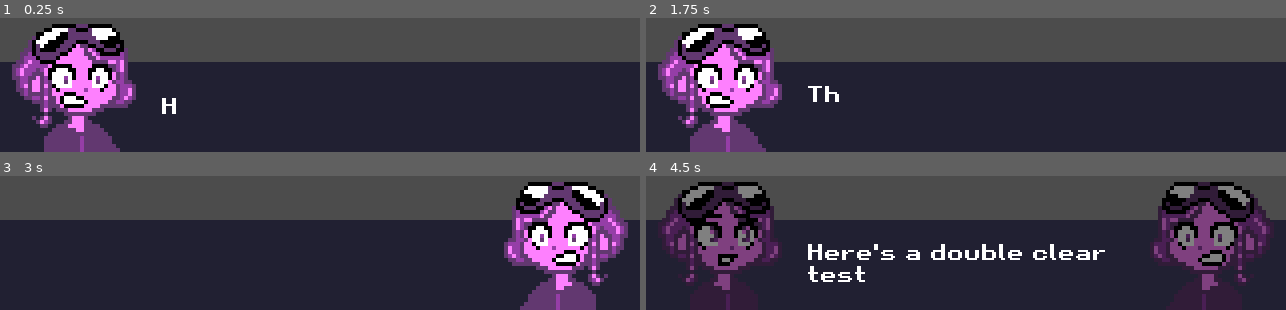
Above: before the commit, frames 1-4 (two rows, left to right).
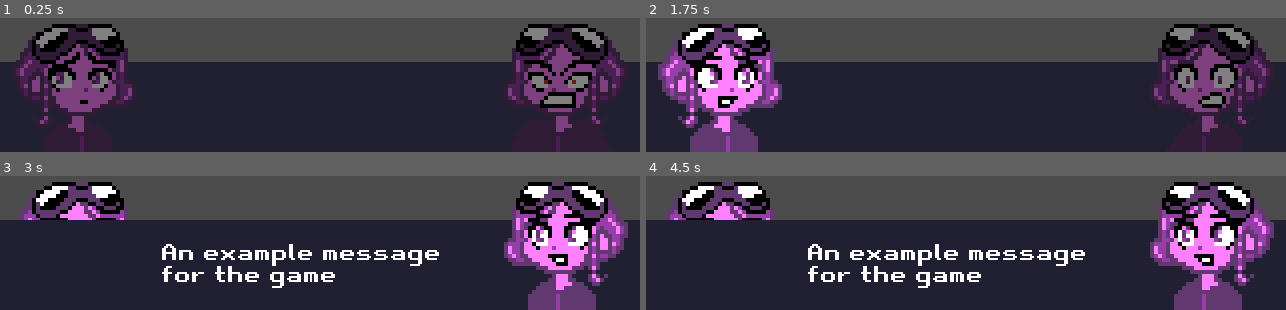
Above: after the commit, the same moments.

Repository: MrPiedPiper/LD48
Game: Godot game, scene res://Main/DialogScenes/DialogBox/DialogBox.tscn
The game is run twice, just before and just after one commit, with the same random seed, the same clock (stepped at 60 frames per second) and the same inputs. This scene is started directly instead of the project's main scene.
Inputs:
- Up to frame 1 (0.25 s): no input
- Up to frame 2 (1.75 s): hold D (input_right) 0.53-1.28 s; hold , (input_a) 0.53-1.28 s; hold S (input_down) from 1.28 s (still down); tap , (input_a) at 1.35 s
- Up to frame 3 (3 s): release S (input_down) at 2.03 s; hold D (input_right) 2.03-2.78 s; hold , (input_a) 2.03-2.78 s; tap Enter at 2.75 s; hold W (input_up) from 2.78 s (still down); tap , (input_a) at 2.85 s
- Up to frame 4 (4.5 s): release W (input_up) at 3.53 s; hold , (input_a) 3.53-4.28 s; hold A (input_left) from 3.53 s (still down); tap , (input_a) at 4.35 s

The runs differ from the first frame. In frame 1, 20% of the frame differs, in the area x 1-98%, y 4-100%; in frame 2, 10%; in frame 3, 7.8%; in frame 4, 21%, in the area x 2-99%, y 4-100%.

Commit message:
Dialog system hopefully fleshed out

Diff:
--- a/Main/DialogScenes/DialogBox/DialogBox.gd
+++ b/Main/DialogScenes/DialogBox/DialogBox.gd
@@ -9,10 +9,7 @@
 
 signal dialog_done
 
-var _text_storage
-export(String,MULTILINE) var new_text setget _display_test_dialog
-export(bool) var add_label_contents setget _add_text
-export(Array,String,MULTILINE) var dialog
+var dialog_id = -1
 
 onready var dialog_label = $DialogContainer/Dialog
 onready var portrait_left = $Portraits/PortraitLeft
@@ -20,17 +17,30 @@
 onready var dialog_timer = $DialogTimer
 
 var curr_page = 0
-var char_left = -1
-var char_right = -1
 
-func _display_test_dialog(value):
-	if not Engine.editor_hint: return
-	dialog_label.bbcode_text = parse_tags(value)[1]
-	new_text = value
+var renamedialog = -1
 
-func _add_text(value):
-	if not Engine.editor_hint: return
-	dialog.append(new_text)
+#func _display_test_dialog(value):
+#	if not Engine.editor_hint: return
+#	dialog_label.bbcode_text = parse_tags(value)[1]
+#	new_text = value
+
+#func _add_text(value):
+#	if not Engine.editor_hint: return
+#	dialog.append(new_text)
+
+func start_dialog(id):
+	renamedialog = DialogGroups.get_dialog_by_id(id)
+	curr_page = 0
+	update_dialog()
+
+func clear_dialog():
+	portrait_left.texture = null
+	portrait_right.texture = null
+	dialog_label.bbcode_text = ""
+	dialog_timer.stop()
+	curr_page = 0
+	dialog_id = -1
 
 func _init():
 	GameManager.is_dialog_open = true
@@ -39,87 +49,69 @@
 	if Engine.editor_hint:return
 	dialog_label.visible_characters = 0
 	dialog_label.percent_visible = 0
-	dialog_timer.start()
-	update_dialog()
+	start_dialog(1)
 
 func next_page():
-	if curr_page >= len(dialog)-1:
+	if curr_page >= len(renamedialog.get_children()):
 		return false
 	dialog_label.visible_characters = 0
 	curr_page += 1
-	dialog_timer.start()
 	update_dialog()
 	return true
 
 func update_dialog():
-	if curr_page < 0 or curr_page >= len(dialog):
-		print("Dialog page out of range")
+	if curr_page >= len(renamedialog.get_children()):
 		return
-	var parsed_text = parse_tags(dialog[curr_page])
-	var tags = parsed_text[0]
-	var text = parsed_text[1]
-	dialog_label.bbcode_text = text
+	var curr_dialog = renamedialog.get_child(curr_page)
+	dialog_label.bbcode_text = curr_dialog.dialog
+	dialog_timer.wait_time = curr_dialog.text_speed
+	dialog_timer.start()
 
-	if tags == null:
-		return
-	if "left_char" in tags:
-		var char_id = int(tags["left_char"])
-		if char_id == -1:
-			portrait_left.texture = null
-		else:
-			var new_char = Characters.get_character_by_id(char_id)
-			if new_char == null:
-				print(str("No character by id ",new_char," was found."))
-				return
-			set_character(0,new_char)
+	var left_id = curr_dialog.left_id
+	if left_id == -1:
+		portrait_left.texture = null
+	else:
+		var new_char = Characters.get_character_by_id(left_id)
+		if new_char == null:
+			print(str("No left character by id ",new_char," was found."))
+			return
+		set_character(0,new_char)
+		set_frame(0,int(curr_dialog.left_frame))
 
-	if "right_char" in tags:
-		var char_id = int(tags["right_char"])
-		if char_id == -1:
-			portrait_right.texture = null
-		else:
-			var new_char = Characters.get_character_by_id(char_id)
-			if new_char == null:
-				print(str("No character by id ",new_char," was found."))
-				return
-			set_character(1,new_char)
+	var right_id = curr_dialog.right_id
+	if right_id == -1:
+		portrait_right.texture = null
+	else:
+		var new_char = Characters.get_character_by_id(right_id)
+		if new_char == null:
+			print(str("No right character by id ",new_char," was found."))
+			return
+		set_character(1,new_char)
+		set_frame(1,int(curr_dialog.right_frame))
 
-	if "left_frame" in tags:
-		if portrait_left.texture == null:
-			print("Can't set left frame, left has no texture")
-			return
-		set_frame(0,int(tags["left_frame"]))
+	var talking = curr_dialog.speaking
+	var color_see_through = Color(0.5,0.5,0.5,1)
+	if talking == -1:
+		portrait_left.modulate = color_see_through
+		portrait_right.modulate = color_see_through
+	elif talking == 0:
+		portrait_left.modulate = Color.white
+		portrait_right.modulate = color_see_through
+	elif talking == 1:
+		portrait_left.modulate = color_see_through
+		portrait_right.modulate = Color.white
 
-	if "right_frame" in tags:
-		if portrait_right.texture == null:
-			print("Can't set right frame, right has no texture")
-			return
-		set_frame(1,int(tags["right_frame"]))
-
-	if "talking" in tags:
-		var talking = int(tags["talking"])
-		var color_see_through = Color(0.5,0.5,0.5,1)
-		if talking == -1:
-			portrait_left.modulate = color_see_through
-			portrait_right.modulate = color_see_through
-		elif talking == 0:
-			portrait_left.modulate = Color.white
-			portrait_right.modulate = color_see_through
-		elif talking == 1:
-			portrait_left.modulate = color_see_through
-			portrait_right.modulate = Color.white
-
-func parse_tags(value:String):
-	if not (value.find("<") == 0 and "/>" in value):
-		return  [null,value]
-	var index1 = value.find("<")+1
-	var sub_length = value.find("/>")-index1
-	var tag_strings = value.substr(index1,sub_length).split(",")
-	var tags = {}
-	for i in tag_strings:
-		var curr = i.split("=")
-		tags[curr[0]] = curr[1]
-	return [tags,value.substr(value.find("/>")+2)]
+#func parse_tags(value:String):
+#	if not (value.find("<") == 0 and "/>" in value):
+#		return  [null,value]
+#	var index1 = value.find("<")+1
+#	var sub_length = value.find("/>")-index1
+#	var tag_strings = value.substr(index1,sub_length).split(",")
+#	var tags = {}
+#	for i in tag_strings:
+#		var curr = i.split("=")
+#		tags[curr[0]] = curr[1]
+#	return [tags,value.substr(value.find("/>")+2)]
 
 #Side 0 is left, side 1 is right.
 func set_character(side:int,character_data):
--- a/Main/DialogScenes/DialogBox/DialogBox.tscn
+++ b/Main/DialogScenes/DialogBox/DialogBox.tscn
@@ -12,9 +12,6 @@
 __meta__ = {
 "_edit_use_anchors_": false
 }
-new_text = "Test the text you want in there to make sure tha"
-dialog = [ "<left_char=0,left_frame=1,talking=0/>Hey, there!", "This should hopefully
-work correctly.", "<left_char=-1,talking=1,right_char=0,right_frame=1/>And this?", "<left_char=0,talking=-1/>Here's a double clear test" ]
 
 [node name="ColorRectBackground" type="ColorRect" parent="."]
 anchor_right = 1.0
@@ -87,8 +84,6 @@
 size_flags_vertical = 4
 custom_fonts/normal_font = ExtResource( 1 )
 bbcode_enabled = true
-bbcode_text = "Test the text you want in there to make sure tha"
-text = "Center?"
 fit_content_height = true
 scroll_active = false
 
--- /dev/null
+++ b/Main/DialogScenes/DialogGroups/DialogGroups.gd
@@ -0,0 +1,9 @@
+extends Node
+
+func get_dialog_by_id(id):
+	if id == -1:
+		return null
+	for i in $Dialogs.get_children():
+		if i.id == id:
+			return i
+	return null
--- a/Main/DialogScenes/DialogGroups/DialogGroups.tscn
+++ b/Main/DialogScenes/DialogGroups/DialogGroups.tscn
@@ -1,25 +1,189 @@
-[gd_scene load_steps=3 format=2]
+[gd_scene load_steps=13 format=2]
 
 [ext_resource path="res://Main/DialogScenes/Dialog/Dialog.tscn" type="PackedScene" id=1]
 [ext_resource path="res://Main/DialogScenes/DialogItem/DialogItem.tscn" type="PackedScene" id=2]
+[ext_resource path="res://Main/DialogScenes/DialogGroups/DialogGroups.gd" type="Script" id=3]
+[ext_resource path="res://fonts/retro_gaming/Retro Gaming.tres" type="DynamicFont" id=4]
+[ext_resource path="res://Main/DialogScenes/DialogBox/Characters/Characters.tscn" type="PackedScene" id=5]
+[ext_resource path="res://Main/DialogScenes/DialogGroups/TextTester.gd" type="Script" id=6]
+[ext_resource path="res://sprites/player_dialogue.png" type="Texture" id=7]
+[ext_resource path="res://Main/DialogScenes/DialogGroups/Dialogs.gd" type="Script" id=8]
+[ext_resource path="res://Main/DialogScenes/DialogItem/DialogItem.gd" type="Script" id=9]
+[ext_resource path="res://Main/DialogScenes/Dialog/Dialog.gd" type="Script" id=10]
+
+[sub_resource type="AtlasTexture" id=2]
+atlas = ExtResource( 7 )
+region = Rect2( 64, 0, 32, 32 )
+
+[sub_resource type="AtlasTexture" id=1]
+atlas = ExtResource( 7 )
+region = Rect2( 0, 0, 32, 32 )
 
 [node name="DialogGroups" type="Node"]
+script = ExtResource( 3 )
 
-[node name="Dialog" parent="." instance=ExtResource( 1 )]
+[node name="Dialogs" type="Node" parent="."]
+script = ExtResource( 8 )
+dialog_template = ExtResource( 1 )
+
+[node name="Dialog" parent="Dialogs" instance=ExtResource( 1 )]
 id = 0
 
-[node name="DialogItem" parent="Dialog" instance=ExtResource( 2 )]
+[node name="DialogItem" parent="Dialogs/Dialog" instance=ExtResource( 2 )]
 dialog = "Far far away in a galaxy"
 
-[node name="DialogItem2" parent="Dialog" instance=ExtResource( 2 )]
+[node name="DialogItem2" parent="Dialogs/Dialog" instance=ExtResource( 2 )]
 dialog = "This is a person talking"
-speaking = 1
+speaking = 0
 left_id = 0
 left_frame = 2
 
-[node name="DialogItem3" parent="Dialog" instance=ExtResource( 2 )]
+[node name="DialogItem3" parent="Dialogs/Dialog" instance=ExtResource( 2 )]
 dialog = "End text"
+speaking = 1
+left_id = 0
+right_id = 0
+right_frame = 1
+text_speed = 0.5
 
-[node name="Dialog2" parent="." instance=ExtResource( 1 )]
+[node name="Dialog2" parent="Dialogs" instance=ExtResource( 1 )]
+id = 1
 
-[node name="DialogItem" parent="Dialog2" instance=ExtResource( 2 )]
+[node name="DialogItem" parent="Dialogs/Dialog2" instance=ExtResource( 2 )]
+left_id = 0
+left_frame = 3
+right_id = 0
+right_frame = 2
+text_speed = 0.002
+
+[node name="DialogItem2" parent="Dialogs/Dialog2" instance=ExtResource( 2 )]
+dialog = "This is another dialog"
+speaking = 0
+left_id = 0
+right_id = 0
+right_frame = 1
+text_speed = 0.3
+
+[node name="DialogItem3" parent="Dialogs/Dialog2" instance=ExtResource( 2 )]
+dialog = "An example message for the game"
+speaking = 1
+right_id = 0
+text_speed = 1.0
+
+[node name="Dialog3" type="Node" parent="Dialogs" instance=ExtResource( 1 )]
+script = ExtResource( 10 )
+id = 2
+
+[node name="DialogItem" type="Node" parent="Dialogs/Dialog3" instance=ExtResource( 2 )]
+script = ExtResource( 9 )
+dialog = "[shake][color=red]TAKE THAT FIEND[/color][/shake]"
+speaking = 0
+left_id = 0
+left_frame = 2
+text_speed = 1.0
+
+[node name="Tools" type="Node" parent="."]
+
+[node name="TextTester" type="Node" parent="Tools"]
+script = ExtResource( 6 )
+chars = ExtResource( 5 )
+dialog_item_template = ExtResource( 2 )
+add_to_id = 2
+dialog = "[shake][color=red]TAKE THAT FIEND[/color][/shake]"
+speaking = 0
+left_id = 0
+left_frame = 2
+right_id = 0
+text_speed = 1.0
+
+[node name="DialogBox" type="Control" parent="Tools/TextTester"]
+anchor_top = 0.75
+anchor_right = 1.0
+anchor_bottom = 1.0
+mouse_filter = 2
+__meta__ = {
+"_edit_use_anchors_": false
+}
+
+[node name="ColorRectBackground" type="ColorRect" parent="Tools/TextTester/DialogBox"]
+anchor_right = 1.0
+anchor_bottom = 1.0
+color = Color( 0.129412, 0.12549, 0.196078, 1 )
+__meta__ = {
+"_edit_use_anchors_": false
+}
+
+[node name="Portraits" type="MarginContainer" parent="Tools/TextTester/DialogBox"]
+anchor_right = 1.0
+anchor_bottom = 1.0
+grow_vertical = 0
+mouse_filter = 2
+custom_constants/margin_right = 4
+custom_constants/margin_left = 4
+__meta__ = {
+"_edit_lock_": true,
+"_edit_use_anchors_": false
+}
+
+[node name="PortraitLeft" type="TextureRect" parent="Tools/TextTester/DialogBox/Portraits"]
+margin_left = 4.0
+margin_right = 316.0
+margin_bottom = 64.0
+grow_vertical = 0
+rect_min_size = Vector2( 64, 64 )
+mouse_filter = 2
+texture = SubResource( 2 )
+stretch_mode = 5
+__meta__ = {
+"_edit_lock_": true
+}
+
+[node name="PortraitRight" type="TextureRect" parent="Tools/TextTester/DialogBox/Portraits"]
+modulate = Color( 0.5, 0.5, 0.5, 1 )
+margin_left = 252.0
+margin_right = 316.0
+margin_bottom = 64.0
+grow_vertical = 0
+rect_min_size = Vector2( 64, 64 )
+mouse_filter = 2
+size_flags_horizontal = 8
+size_flags_vertical = 8
+texture = SubResource( 1 )
+stretch_mode = 5
+flip_h = true
+__meta__ = {
+"_edit_lock_": true
+}
+
+[node name="DialogContainer" type="MarginContainer" parent="Tools/TextTester/DialogBox"]
+anchor_right = 1.0
+anchor_bottom = 1.0
+mouse_filter = 2
+size_flags_horizontal = 3
+size_flags_vertical = 3
+custom_constants/margin_right = 80
+custom_constants/margin_top = 4
+custom_constants/margin_left = 80
+custom_constants/margin_bottom = 4
+__meta__ = {
+"_edit_use_anchors_": false
+}
+
+[node name="Dialog" type="RichTextLabel" parent="Tools/TextTester/DialogBox/DialogContainer"]
+margin_left = 80.0
+margin_top = 17.0
+margin_right = 240.0
+margin_bottom = 28.0
+rect_clip_content = false
+size_flags_horizontal = 3
+size_flags_vertical = 4
+custom_fonts/normal_font = ExtResource( 4 )
+bbcode_enabled = true
+bbcode_text = "[shake][color=red]TAKE THAT FIEND[/color][/shake]"
+text = "TAKE THAT FIEND"
+fit_content_height = true
+scroll_active = false
+
+[node name="DialogTimer" type="Timer" parent="Tools/TextTester/DialogBox"]
+
+[connection signal="timeout" from="Tools/TextTester/DialogBox/DialogTimer" to="Tools/TextTester" method="_on_DialogTimer_timeout"]
--- /dev/null
+++ b/Main/DialogScenes/DialogGroups/Dialogs.gd
@@ -0,0 +1,17 @@
+tool
+extends Node
+
+export(PackedScene) var dialog_template
+export(bool) var new_dialog setget create_new_dialog
+
+func create_new_dialog(value):
+	if not Engine.editor_hint:return
+	var new_scene = dialog_template.instance()
+	var highest = -1
+	for i in get_children():
+		if i.id > highest:
+			highest = i.id
+	new_scene.id = highest + 1
+	add_child(new_scene)
+	#Thanks Zylann (https://godotengine.org/qa/9618/in-tool-mode-is-there-a-way-to-add-new-nodes)
+	new_scene.set_owner(get_tree().get_edited_scene_root())
--- /dev/null
+++ b/Main/DialogScenes/DialogGroups/TextTester.gd
@@ -0,0 +1,164 @@
+tool
+extends Node
+
+enum Sides {
+	NONE = -1,
+	LEFT = 0,
+	RIGHT = 1,
+}
+
+export(PackedScene) var chars
+var localChars
+export(PackedScene) var dialog_item_template
+
+export(int) var add_to_id = -1
+export(bool) var create_dialog setget create_dialog
+
+export(String,MULTILINE) var dialog setget update_label
+export(Sides) var speaking = -1 setget update_speaking
+export(Characters.CharacterIds) var left_id = -1 setget update_left_id
+export(Characters.FrameIds) var left_frame setget update_left_frame
+export(Characters.CharacterIds) var right_id = -1 setget update_right_id
+export(Characters.FrameIds) var right_frame setget update_right_frame
+export(float) var text_speed = 0.125
+
+export(bool) var play_example setget play_example
+
+onready var dialog_label = $DialogBox/DialogContainer/Dialog
+onready var portrait_left = $DialogBox/Portraits/PortraitLeft
+onready var portrait_right = $DialogBox/Portraits/PortraitRight
+onready var dialog_timer = $DialogBox/DialogTimer
+
+func _ready():
+	if not Engine.editor_hint:return
+	localChars = chars.instance()
+
+func create_dialog(value):
+	if not Engine.editor_hint:return
+	if add_to_id == -1:
+		return
+	#Create a new DialogItem
+	var new_item = dialog_item_template.instance()
+	#Assign values
+	new_item.dialog = dialog
+	new_item.speaking = speaking
+	new_item.left_id = left_id
+	new_item.left_frame = left_frame
+	new_item.right_id = right_id
+	new_item.right_frame = right_frame
+	new_item.text_speed = text_speed
+	#Add to Dialog with ID
+	var parent_dialog = null
+	for i in get_node("../../Dialogs").get_children():
+		if i.id == add_to_id:
+			print(i.name)
+			i.add_child(new_item)
+			#Thanks Zylann (https://godotengine.org/qa/9618/in-tool-mode-is-there-a-way-to-add-new-nodes)
+			new_item.set_owner(get_tree().get_edited_scene_root())
+			print("added child")
+			break
+
+func update_label(value):
+	if not Engine.editor_hint:return
+	dialog_label.bbcode_text = value
+	dialog = value
+
+func update_speaking(value):
+	if not Engine.editor_hint:return
+	var color_see_through = Color(0.5,0.5,0.5,1)
+	if value == Sides.NONE:
+		portrait_left.modulate = color_see_through
+		portrait_right.modulate = color_see_through
+	elif value == Sides.LEFT:
+		portrait_left.modulate = Color.white
+		portrait_right.modulate = color_see_through
+	elif value == Sides.RIGHT:
+		portrait_left.modulate = color_see_through
+		portrait_right.modulate = Color.white
+	speaking = value
+
+func update_left_id(value):
+	if not Engine.editor_hint:return
+	if value == -1:
+		portrait_left.texture = null
+	else:
+		set_character(0,get_character_by_id(value))
+	left_id = value
+
+func update_right_id(value):
+	if not Engine.editor_hint:return
+	if value == -1:
+		portrait_right.texture = null
+	else:
+		set_character(1,get_character_by_id(value))
+	right_id = value
+
+func get_character_by_id(id):
+	if not Engine.editor_hint:return
+	for i in localChars.get_children():
+		if i.id == id:
+			return i
+	return null
+
+func update_left_frame(value):
+	if not Engine.editor_hint:return
+	set_frame(0,value)
+	left_frame = value
+
+func update_right_frame(value):
+	if not Engine.editor_hint:return
+	set_frame(1,value)
+	right_frame = value
+
+func play_example(value):
+	if not Engine.editor_hint:return
+	if value == true:
+		dialog_timer.wait_time = text_speed
+		dialog_label.percent_visible = 0
+		dialog_label.visible_characters = 0
+		dialog_timer.start()
+	else:
+		dialog_label.percent_visible = 1
+		dialog_timer.stop()
+	play_example = value
+
+func set_character(side:int,character_data):
+	if not Engine.editor_hint:return
+	var portrait
+	if side == 0:
+		portrait = portrait_left
+	elif side == 1:
+		portrait = portrait_right
+	else:
+		print(str("No proper side passed to set_character(). side was ",side))
+		return
+	if character_data.frames > 0 and character_data.emotion_atlas != null and character_data.frame_box_size > 0:
+		var new_atlas = AtlasTexture.new()
+		new_atlas.atlas = character_data.emotion_atlas
+		var frame_dimension = character_data.frame_box_size
+		new_atlas.region = Rect2(0,0,frame_dimension,frame_dimension)
+		portrait.texture = new_atlas
+	else:
+		print("Can't set texture (DialogGroups TextTester set_character())")
+
+func set_frame(side:int,frame):
+	if not Engine.editor_hint:return
+	var portrait
+	if side == 0:
+		portrait = portrait_left
+	elif side == 1:
+		portrait = portrait_right
+	else:
+		print(str("No proper side passed to set_frame(). side was ",side))
+		return
+	if portrait.texture == null:
+		print("set_frame() texture is null")
+		return
+	var frame_dimension = portrait.texture.region.size.x
+	portrait.texture.region = Rect2(frame_dimension*frame,0,frame_dimension,frame_dimension)
+
+func _on_DialogTimer_timeout():
+	if not Engine.editor_hint:return
+	if dialog_label.percent_visible < 1:
+		dialog_label.visible_characters += 1
+		dialog_timer.start()
--- a/Main/DialogScenes/DialogItem/DialogItem.gd
+++ b/Main/DialogScenes/DialogItem/DialogItem.gd
@@ -1,8 +1,15 @@
 extends Node
 
+enum Sides {
+	NONE = -1,
+	LEFT = 0,
+	RIGHT = 1,
+}
+
 export(String,MULTILINE) var dialog
-export(int,"None","Left","Right") var speaking = 0
+export(Sides) var speaking = -1
 export(Characters.CharacterIds) var left_id = -1
 export(Characters.FrameIds) var left_frame
 export(Characters.CharacterIds) var right_id = -1
 export(Characters.FrameIds) var right_frame
+export(float) var text_speed = 0.125
--- a/Main/Main.tscn
+++ b/Main/Main.tscn
@@ -113,9 +113,9 @@
 
 [node name="Label" type="Label" parent="Node2/Control/MarginContainer"]
 margin_left = 80.0
-margin_top = 7.0
+margin_top = 11.0
 margin_right = 240.0
-margin_bottom = 38.0
+margin_bottom = 34.0
 custom_fonts/font = ExtResource( 3 )
 text = "Here's some (biiiiiiiiig)
 example dialog!"
--- a/project.godot
+++ b/project.godot
@@ -18,6 +18,7 @@
 
 Characters="*res://Main/DialogScenes/DialogBox/Characters/Characters.tscn"
 GameManager="*res://GameManager.gd"
+DialogGroups="*res://Main/DialogScenes/DialogGroups/DialogGroups.tscn"
 
 [display]
 
@@ -30,7 +31,7 @@
 
 [editor_plugins]
 
-enabled=PoolStringArray( "res://addons/dialogic/plugin.cfg" )
+enabled=PoolStringArray(  )
 
 [global]
 
